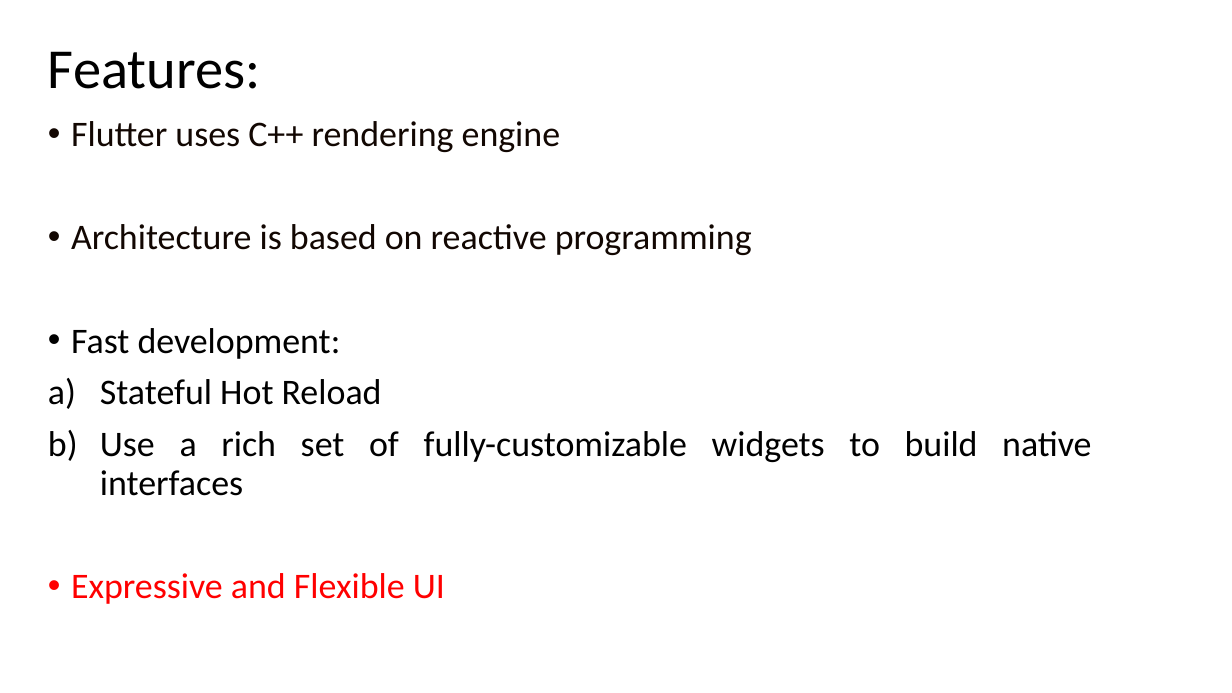
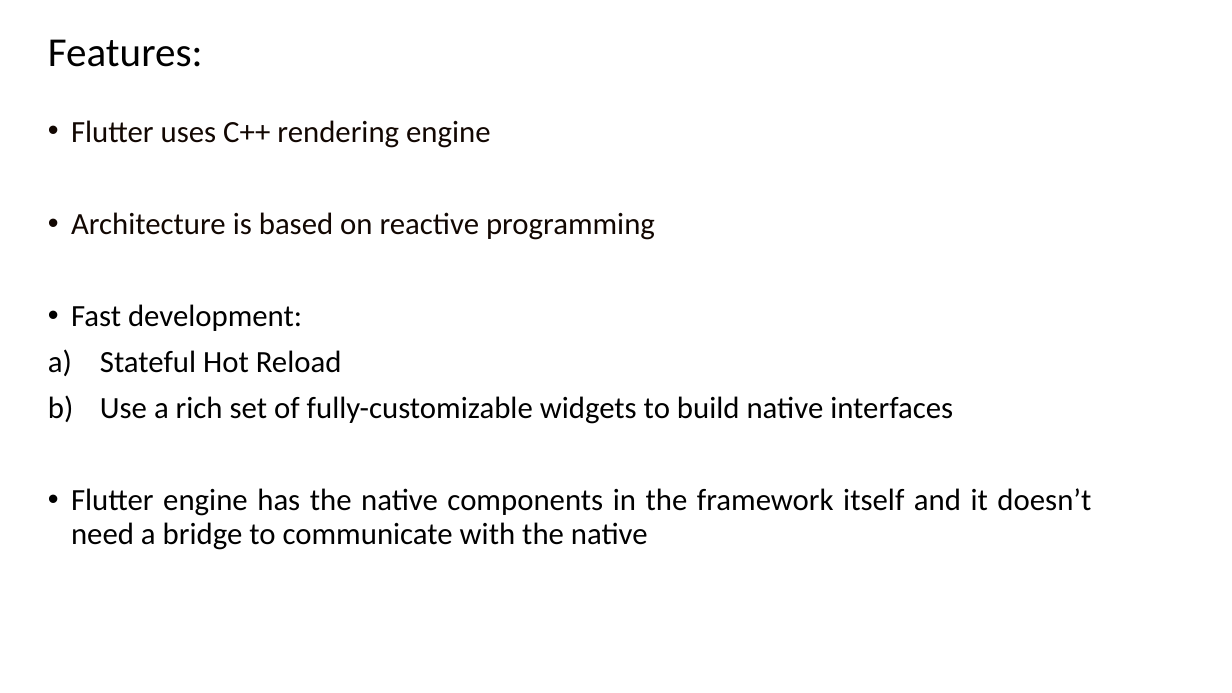
Before and after one commit to Anjy123/Flutter, a slide deck: slide 5 of Flutter features.pptx. Drawn at 1232x693 pixels with LibreOffice and Linux fonts; fonts in the diff are those of the drawing. Boxes give left, top, right and bottom in pixels: in the first picture for what was removed or moved away, otherwise in the second. Text is boxed around its words. In the diff, an @@ line names an element or a change of style, - is before the commit and + after.

```diff
--- a/Flutter features.pptx
+++ b/Flutter features.pptx
@@ title "Features:" at box(48, 39, 203, 67): size 44 to 32 pt @@
@@ text at box(71, 120, 953, 424): size 28 to 24 pt in "Flutter uses C++ rendering engine", "Architecture is based on reactive programming", "Fast development:", "Stateful Hot Reload" and 1 more places @@
@@ text at box(71, 488, 1091, 550): text changed; size 28 to 24 pt; text colour #FF0000 to #000000 @@
-• Expressive and Flexible UI
+• Flutter engine has the native components in the framework itself and it doesn’t need a bridge to communicate with the native
```
Also in this commit, not shown: 21 other slides changed, 1 slide added, 1 slide removed.
